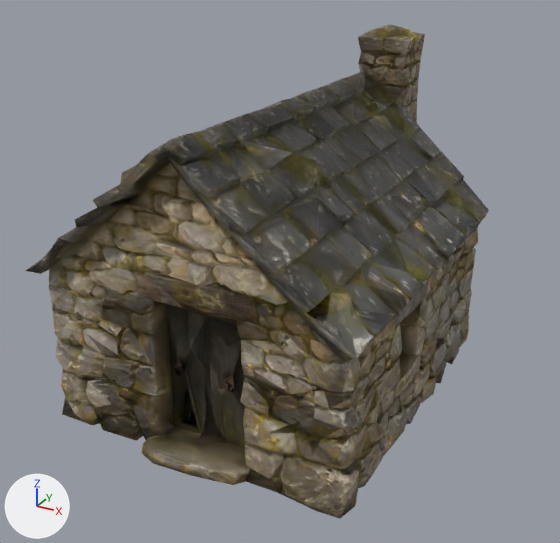
The OBJ model assets/models/land_farmhouse.obj, before and after one commit.
Both versions are drawn from a 50 mm camera at (7.09, -13.51, 8.83) aimed at (-0.05, -0.55, 2.35). Arrows for +X, +Y and +Z are at lower left; the lights stay in place. The picture after the commit comes second. Where no turn or scale is listed for an object, it has been applied to the vertices.

The first picture shows 'land_farmhouse'.
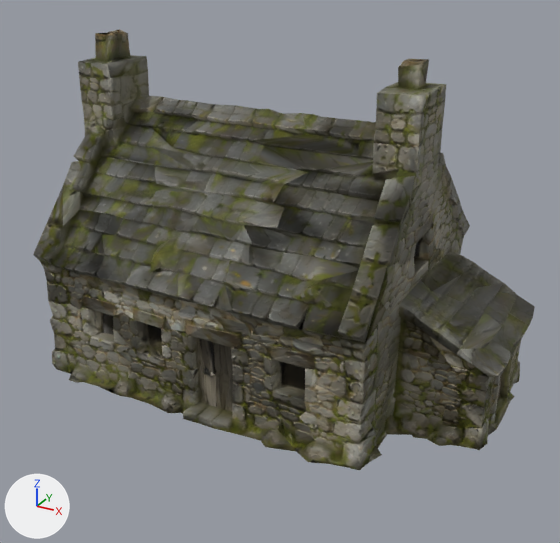
Location of each change, [x1, y1, x2, y2] in pixels of the pictures (560 x 543 px):
'land_farmhouse', surface changed, reshaped (8% wider, 11% shorter)
    before: [26, 25, 489, 519]
    after: [33, 29, 535, 470]

Diff of the bpy script that builds the scene:
```diff
--- a/assets/models/land_farmhouse.obj.py
+++ b/assets/models/land_farmhouse.obj.py
@@ img_land_farmhouse_normal_png @@
+img_land_farmhouse_normal_png = load_image('land_farmhouse_normal.png', '../textures/land_farmhouse_normal.png', 1024, 1024, 'sRGB')
@@ img_land_farmhouse_png @@
+img_land_farmhouse_png = load_image('land_farmhouse.png', '../textures/land_farmhouse.png', 1024, 1024, 'sRGB')
@@ mat_land_farmhouse @@
 n2 = _N.new('ShaderNodeTexImage'); n2.name = 'Image Texture'
-n2.image = img_land_stone_cottage_png
+n2.image = img_land_farmhouse_png
 n3 = _N.new('ShaderNodeTexImage'); n3.name = 'Image Texture.001'
-n3.image = img_land_stone_cottage_normal_png
+n3.image = img_land_farmhouse_normal_png
 n4 = _N.new('ShaderNodeNormalMap'); n4.name = 'Normal Map'
@@ me_land_farmhouse @@
 # used by ob_land_farmhouse; location = (0.0, 0.0, 0.0)
-me_land_farmhouse.from_pydata(...)  # 1975 vertices, 4000 faces; spans x -3.38..3.35, y -4.45..4.44, z -0.11..6.88
+me_land_farmhouse.from_pydata(...)  # 1984 vertices, 3999 faces; spans x -4.81..4.78, y -3.05..3.05, z -0.1..6.9
+# me_land_farmhouse part 1: the loose piece of 1920 vertices spanning x -3.38..3.35, y -4.45..4.44, z -0.11..6.88 is rebuilt with 1984 vertices and now spans x -4.81..4.78, y -3.05..3.05, z -0.1..6.9
+# other edits to the shape of me_land_farmhouse do not show in these pictures
 me_land_farmhouse.materials.append(mat_land_farmhouse)
```
